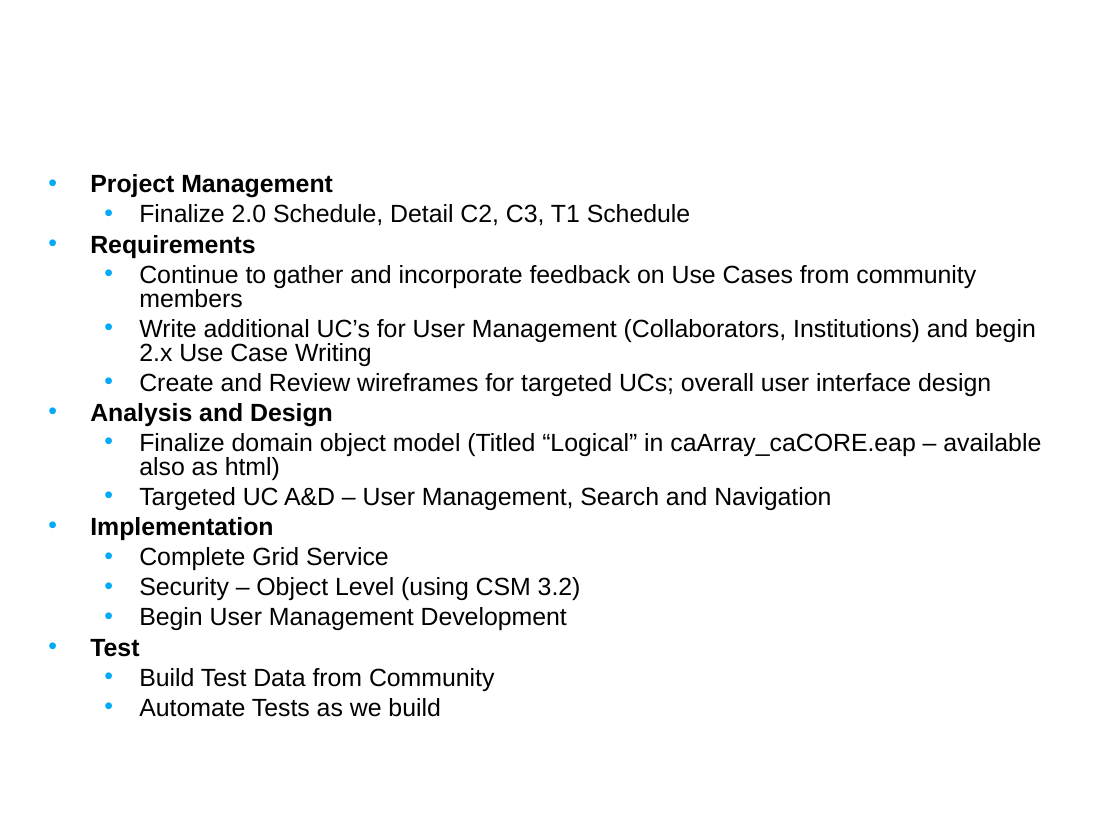
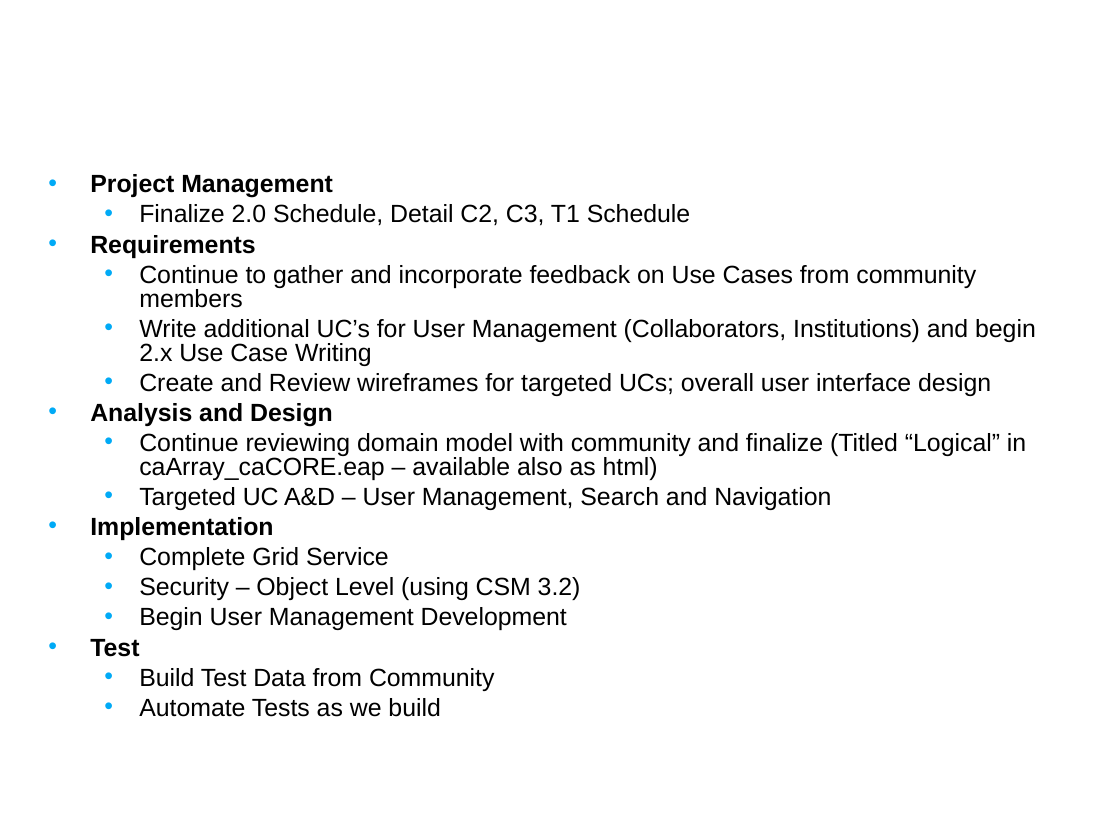
Before and after one commit to NCIP/caarray-docs, a slide deck: slide 9 of project_management/open_meetings/caArray User Community Meeting Sept 12.ppt. Drawn at 1120x840 pixels with LibreOffice and Linux fonts; fonts in the diff are those of the drawing; background and template pictures are left out. Boxes give left, top, right and bottom in pixels: in the first picture for what was removed or moved away, otherwise in the second. Text is boxed around its words. In the diff, an @@ line names an element or a change of style, - is before the commit and + after.

```diff
--- a/project_management/open_meetings/caArray User Community Meeting Sept 12.ppt
+++ b/project_management/open_meetings/caArray User Community Meeting Sept 12.ppt
@@ text at box(139, 433, 1026, 480): text changed @@
-  • Finalize domain object model (Titled “Logical” in caArray_caCORE.eap – available also as html)
+  • Continue reviewing domain model with community and finalize (Titled “Logical” in caArray_caCORE.eap – available also as html)
```
Also in this commit, not shown: 7 other slides changed.
